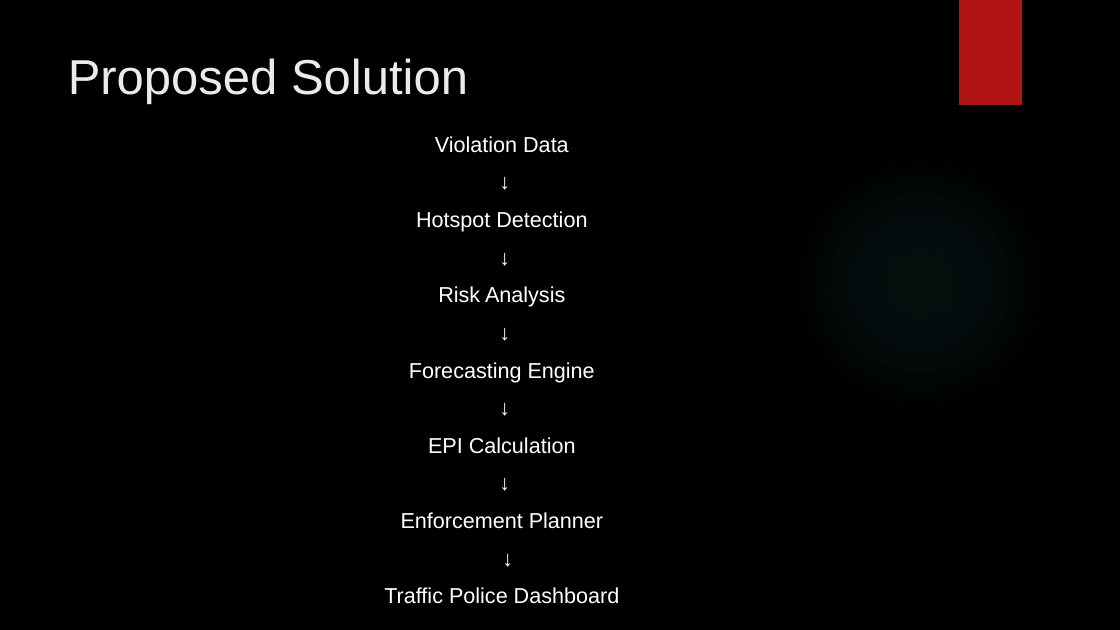
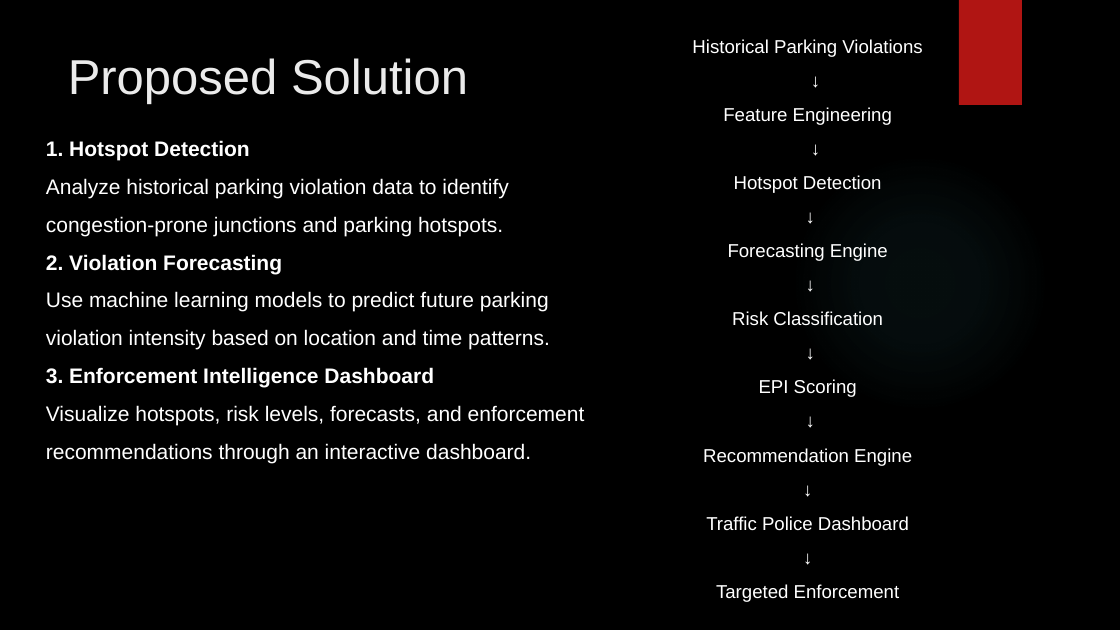
Before and after one commit to GayaStar/Parking-Impact-Intelligence-System, a slide deck: slide 4 of Parking Impact Intelligence System-presentation.pptx. Drawn at 1120x630 pixels with LibreOffice and Linux fonts; fonts in the diff are those of the drawing; background and template pictures are left out. Boxes give left, top, right and bottom in pixels: in the first picture for what was removed or moved away, otherwise in the second. Text is boxed around its words. In the diff, an @@ line names an element or a change of style, - is before the commit and + after.

```diff
--- a/Parking Impact Intelligence System-presentation.pptx
+++ b/Parking Impact Intelligence System-presentation.pptx
@@ text "Historical Parking Violations": place and size @@
-text "Historical Parking Violations" at (384, 136, 620, 604)
+text "Historical Parking Violations" at (692, 39, 922, 602)
@@ text at (692, 39, 922, 125): text changed; size 18.5 to 16 pt @@
-Violation Data
+Historical Parking Violations
+↓
+Feature Engineering
@@ text added at (46, 140, 585, 463), 18 pt, text #FFFFFF @@
+1. Hotspot Detection
+Analyze historical parking violation data to identify congestion-prone junctions and parking hotspots.
+2. Violation Forecasting
+Use machine learning models to predict future parking violation intensity based on location and time patterns.
+3. Enforcement Intelligence Dashboard
+Visualize hotspots, risk levels, forecasts, and enforcement recommendations through an interactive dashboard.
@@ text at (706, 175, 909, 531): size 18.5 to 16 pt in "↓", "Hotspot Detection", "↓", "Forecasting Engine" and 4 more places @@
@@ text at (438, 286, 565, 307): paragraphs removed @@
-Risk Analysis
-↓
@@ text at (732, 311, 883, 326): text changed; size 18.5 to 16 pt @@
-EPI Calculation
+Risk Classification
@@ text at (703, 379, 912, 466): text changed; size 18.5 to 16 pt @@
-Enforcement Planner
+EPI Scoring
+↓
+Recommendation Engine
@@ text at (716, 584, 900, 602): paragraphs added @@
+↓
+Targeted Enforcement
```
Also in this commit, not shown: 7 other slides changed, 15 other files.
